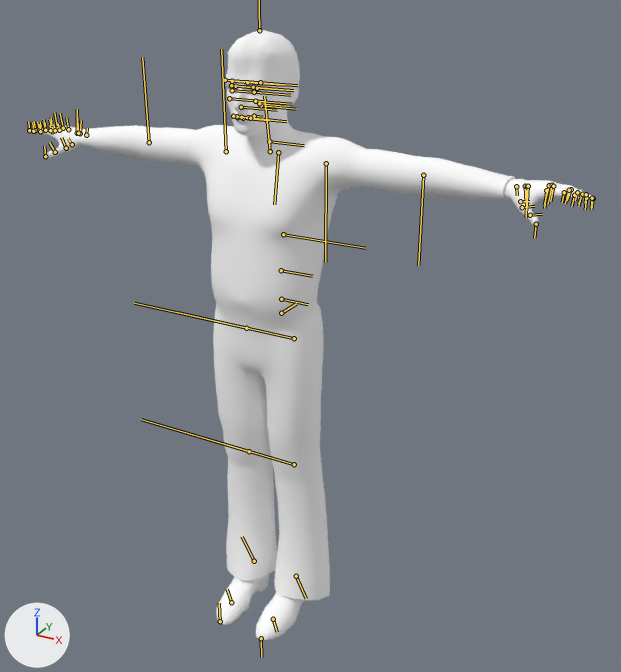
Before and after pictures for a commit that changed the Blender file Trunk/Assets/Animations/Posing.blend.
Before and after are seen from a 50 mm lens placed at (1.269, -2.091, 2.037), pointed at (0.117, 0.002, 0.991). Every picture has the same lights, and +X, +Y and +Z are marked at lower left. The bones that bend it are drawn over the model as lines.

Objects in the first picture: 'H_DDS_MidRes'.
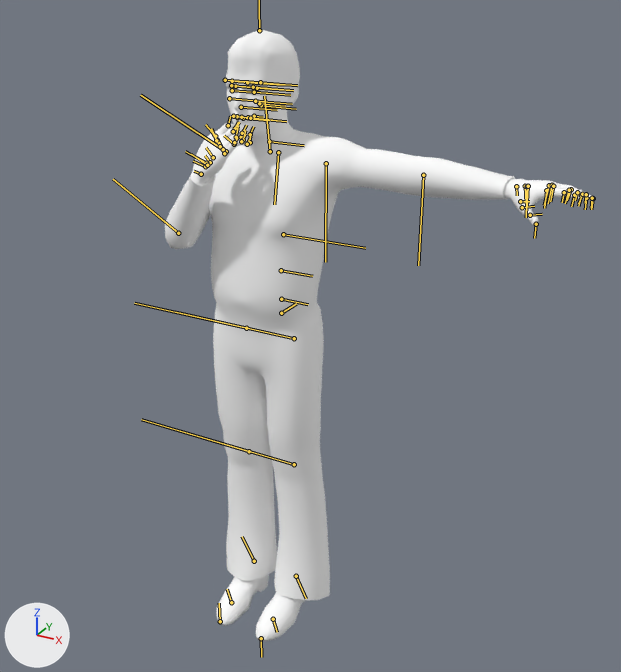
The newer file adds an action. The first version stands in its rest pose; the second is drawn at frame 20 of the action 'thought'.

Changed parts and their boxes [x1, y1, x2, y2] in the pictures (621 x 672 px):
'H_DDS_MidRes', posed (24% narrower)
    before: [28, 30, 593, 641]
    after: [165, 30, 593, 641]
bone 'RightArm', root to tip
    before: (226, 151) to (221, 49)
    after: (226, 151) to (140, 95)
bone 'RightForeArm', root to tip
    before: (149, 142) to (142, 57)
    after: (178, 233) to (113, 179)
bone 'RightHand', root to tip
    before: (86, 135) to (87, 128)
    after: (201, 174) to (194, 171)
bone 'RightHandThumb2', root to tip
    before: (66, 148) to (61, 137)
    after: (213, 157) to (206, 147)
bone 'RightHandThumb3', root to tip
    before: (55, 152) to (49, 142)
    after: (223, 149) to (217, 138)
bone 'RightHandIndex1', root to tip
    before: (52, 131) to (51, 117)
    after: (215, 136) to (205, 124)
bone 'RightHandIndex2', root to tip
    before: (42, 130) to (40, 122)
    after: (228, 125) to (230, 116)
bone 'RightHandIndex3', root to tip
    before: (35, 130) to (34, 121)
    after: (235, 128) to (239, 122)
bone 'RightHandMiddle1', root to tip
    before: (57, 128) to (54, 112)
    after: (216, 140) to (211, 128)
bone 'RightHandMiddle2', root to tip
    before: (46, 129) to (43, 119)
    after: (233, 131) to (238, 122)
bone 'RightHandRing1', root to tip
    before: (63, 128) to (60, 113)
    after: (220, 146) to (212, 132)
bone 'RightHandRing2', root to tip
    before: (52, 128) to (49, 119)
    after: (236, 137) to (238, 126)
bone 'RightHandPinky1', root to tip
    before: (68, 129) to (66, 117)
    after: (224, 153) to (224, 152)
bone 'RightHandPinky2', root to tip
    before: (59, 130) to (58, 123)
    after: (234, 142) to (237, 137)
bone 'RightHandPinky3', root to tip
    before: (55, 130) to (53, 124)
    after: (241, 141) to (245, 134)

What the commit changed:
Bone 'RightArm' (bone_rightarm) turns from (0, 0, 0) to (-39, 45, -81) degrees about its own x, y and z.
Bone 'RightForeArm' (bone_rightforearm) turns from (0, 0, 0) to (-41, 117, -24) degrees about its own x, y and z.
Bone 'RightHand' (bone_righthand) turns from (0, 0, 0) to (55, 20, -5) degrees about its own x, y and z.
Bone 'RightHandThumb2' (bone_righthandthumb2) turns from (0, 0, 0) to (-1, -22, -3) degrees about its own x, y and z.
Bone 'RightHandThumb3' (bone_righthandthumb3) turns from (0, 0, 0) to (-15, -27, 5) degrees about its own x, y and z.
Bone 'RightHandIndex1' (bone_righthandindex1) turns from (0, 0, 0) to (-9, 3, -10) degrees about its own x, y and z.
Bone 'RightHandIndex2' (bone_righthandindex2) turns from (0, 0, 0) to (-22, 7, -61) degrees about its own x, y and z.
Bone 'RightHandIndex3' (bone_righthandindex3) turns from (0, 0, 0) to (-25, 1, -30) degrees about its own x, y and z.
Bone 'RightHandMiddle1' (bone_righthandmiddle1) turns from (0, 0, 0) to (12, 4, -15) degrees about its own x, y and z.
Bone 'RightHandMiddle2' (bone_righthandmiddle2) turns from (0, 0, 0) to (-1, -2, -44) degrees about its own x, y and z.
Bone 'RightHandRing1' (bone_righthandring1) turns from (0, 0, 0) to (-11, 2, -12) degrees about its own x, y and z.
Bone 'RightHandRing2' (bone_righthandring2) turns from (0, 0, 0) to (-27, 20, -52) degrees about its own x, y and z.
Bone 'RightHandPinky1' (bone_righthandpinky1) turns from (0, 0, 0) to (48, 14, -2) degrees about its own x, y and z.
Bone 'RightHandPinky2' (bone_righthandpinky2) turns from (0, 0, 0) to (-8, -29, -26) degrees about its own x, y and z.
Bone 'RightHandPinky3' (bone_righthandpinky3) turns from (0, 0, 0) to (-28, -7, -29) degrees about its own x, y and z.
